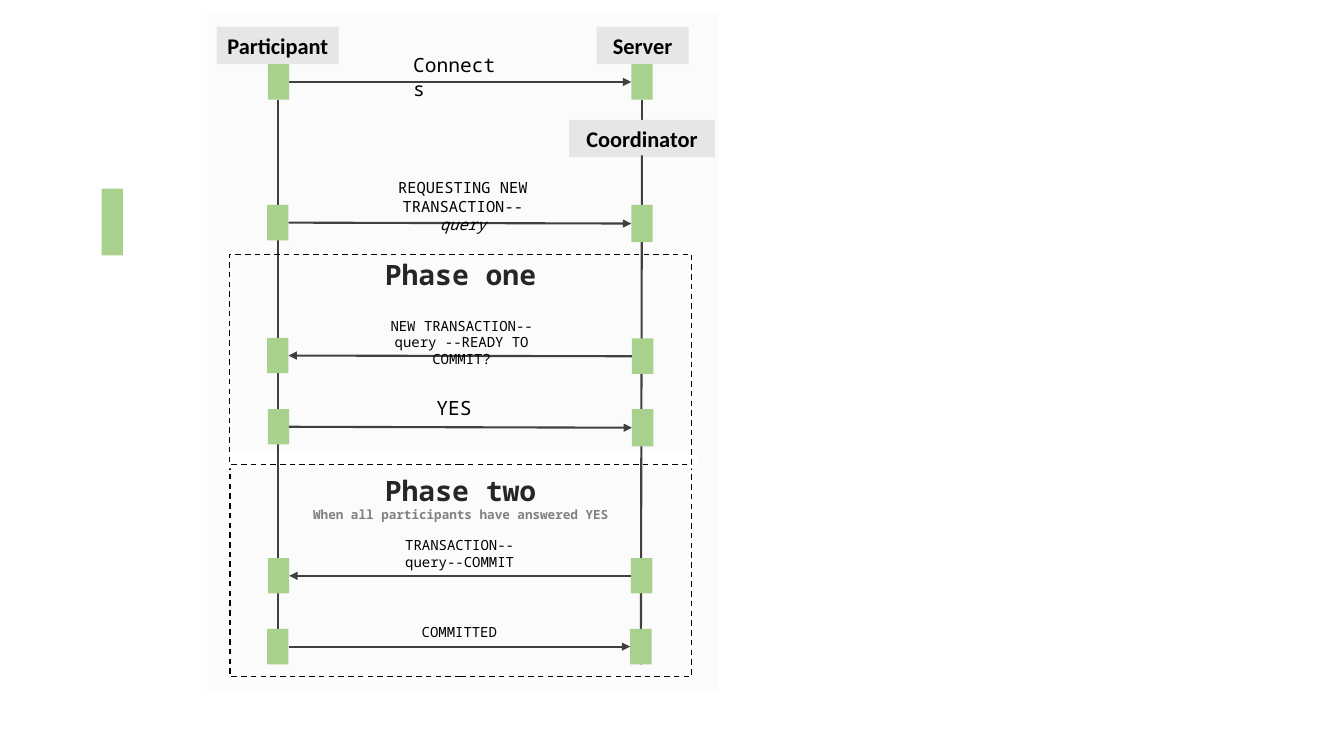
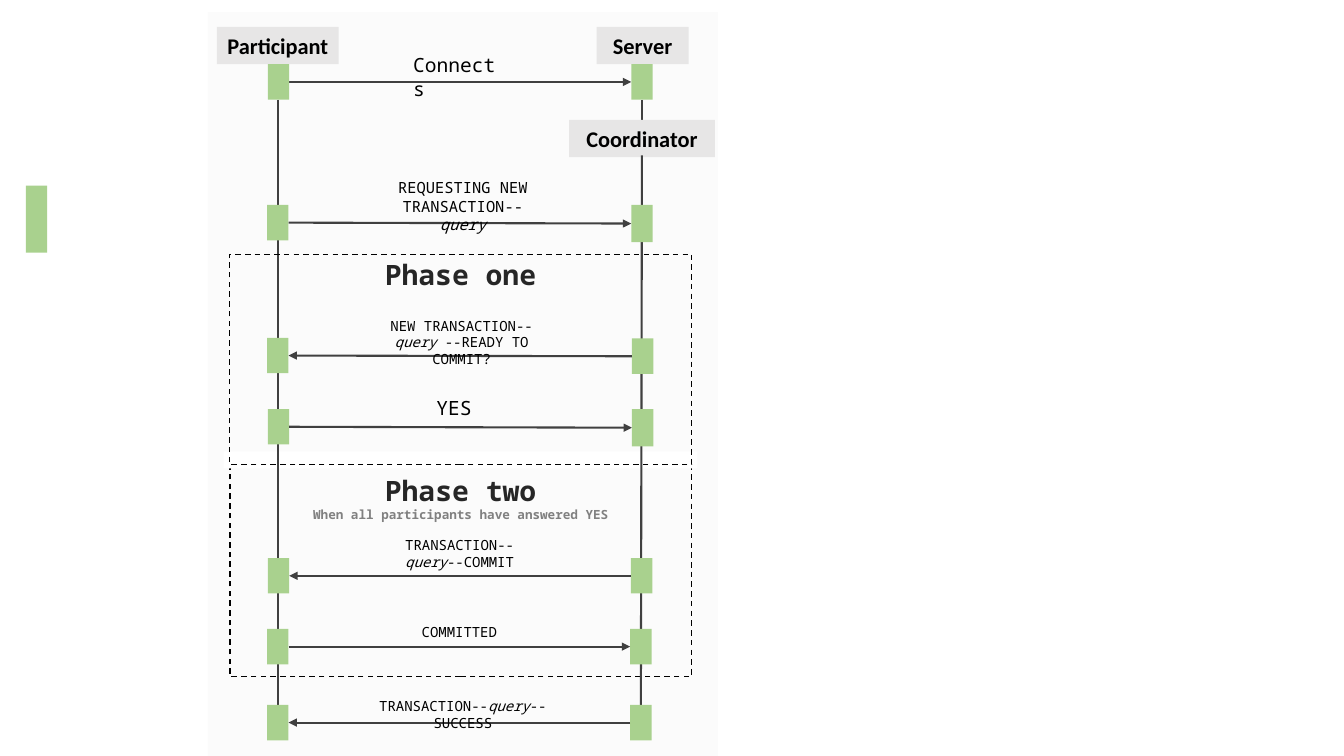
Before and after one commit to willdalh/tpcp, a slide deck: slide 1 of documentation/figures/tpcp.pptx. Drawn at 1344x756 pixels with LibreOffice and Linux fonts; fonts in the diff are those of the drawing. Boxes give left, top, right and bottom in pixels: in the first picture for what was removed or moved away, otherwise in the second. Text is boxed around its words. In the diff, an @@ line names an element or a change of style, - is before the commit and + after.

```diff
--- a/documentation/figures/tpcp.pptx
+++ b/documentation/figures/tpcp.pptx
@@ rectangle: place and size @@
-rectangle at <box>208,12,718,692</box>
+rectangle at <box>208,12,718,756</box>
@@ line moved from (278, 100) - (278, 664) to (278, 100) - (278, 735) @@
@@ line moved from (642, 155) - (641, 664) to (642, 155) - (641, 711) @@
@@ rectangle: place and size @@
-rectangle at <box>102,189,123,255</box>
+rectangle at <box>26,186,47,252</box>
@@ text "NEW TRANSACTION--query --READY TO COMMIT?" at <box>390,321,533,364</box>: italic on in "TRANSACTION--query" @@
@@ text "TRANSACTION--query--COMMIT" at <box>405,540,514,571</box>: italic on in "TRANSACTION--query--COMMIT" @@
@@ group added at <box>267,701,651,740</box>: 2 rectangles, 1 arrow, 1 text @@
+TRANSACTION--query--SUCCESS
```
Also in this commit, not shown: 4 other files.
